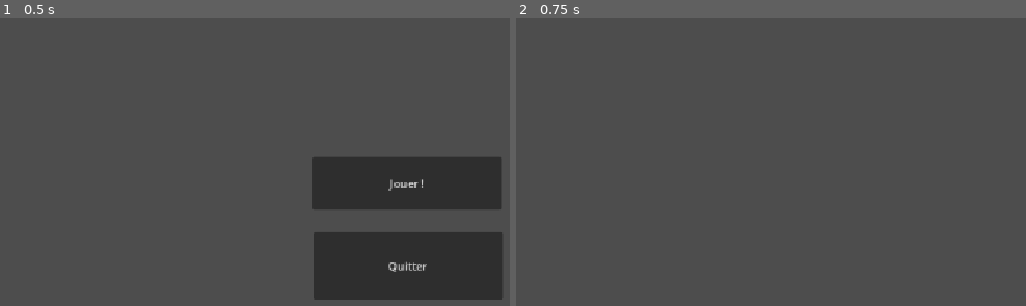
Above: before the commit, frames 1-2 (left to right).
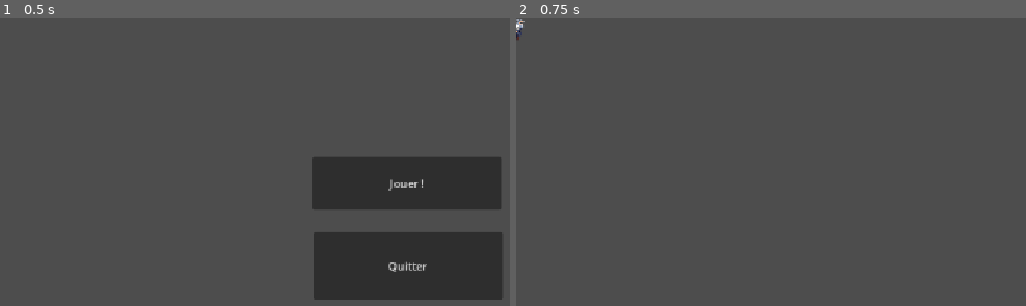
Above: after the commit, the same moments.

Repository: terenceithaque/ep8IMJ-platformer_2d
Game: Godot game, scene res://scenes/main.tscn
Same seed, same stepped clock (60 frames per second), same inputs: the game is played once before the commit and once after it.
Inputs:
- Up to frame 1 (0.5 s): no input
- Up to frame 2 (0.75 s): click "Jouer !" at 0.5 s

Frame 1 is identical in both runs. In frame 2, less than 0.1% of the frame differs, in the area x 0-2%, y 0-8%.

Commit message:
Ajouté les actions de saut et de déplacements

Diff:
--- a/platformer-2d/project.godot
+++ b/platformer-2d/project.godot
@@ -24,6 +24,24 @@
 
 project/assembly_name="Platformer-2D"
 
+[input]
+
+gauche={
+"deadzone": 0.2,
+"events": [Object(InputEventKey,"resource_local_to_scene":false,"resource_name":"","device":-1,"window_id":0,"alt_pressed":false,"shift_pressed":false,"ctrl_pressed":false,"meta_pressed":false,"pressed":false,"keycode":0,"physical_keycode":65,"key_label":0,"unicode":113,"location":0,"echo":false,"script":null)
+]
+}
+droite={
+"deadzone": 0.2,
+"events": [Object(InputEventKey,"resource_local_to_scene":false,"resource_name":"","device":-1,"window_id":0,"alt_pressed":false,"shift_pressed":false,"ctrl_pressed":false,"meta_pressed":false,"pressed":false,"keycode":0,"physical_keycode":68,"key_label":0,"unicode":100,"location":0,"echo":false,"script":null)
+]
+}
+saut={
+"deadzone": 0.2,
+"events": [Object(InputEventKey,"resource_local_to_scene":false,"resource_name":"","device":-1,"window_id":0,"alt_pressed":false,"shift_pressed":false,"ctrl_pressed":false,"meta_pressed":false,"pressed":false,"keycode":0,"physical_keycode":32,"key_label":0,"unicode":32,"location":0,"echo":false,"script":null)
+]
+}
+
 [physics]
 
 3d/physics_engine="Jolt Physics"
--- a/platformer-2d/scenes/level_1.tscn
+++ b/platformer-2d/scenes/level_1.tscn
@@ -1,5 +1,9 @@
 [gd_scene format=3 uid="uid://bafth08gdrcfw"]
+
+[ext_resource type="PackedScene" uid="uid://dkeaifsu4w2cy" path="res://scenes/player.tscn" id="1_014kd"]
 
 [node name="level1" type="Node2D" unique_id=83082200]
 
 [node name="canvas" type="CanvasLayer" parent="." unique_id=802589224]
+
+[node name="player" parent="." unique_id=1208761486 instance=ExtResource("1_014kd")]
--- a/platformer-2d/scenes/player.tscn
+++ b/platformer-2d/scenes/player.tscn
@@ -1,10 +1,105 @@
 [gd_scene format=3 uid="uid://dkeaifsu4w2cy"]
 
+[ext_resource type="Texture2D" uid="uid://dkqtjjob4qrby" path="res://assets/img/player/WALK.png" id="1_3vyb7"]
+[ext_resource type="Script" uid="uid://digxwyhn0rhtv" path="res://scripts/player.gd" id="1_g2els"]
+
+[sub_resource type="AtlasTexture" id="AtlasTexture_g2els"]
+atlas = ExtResource("1_3vyb7")
+region = Rect2(0, 0, 96, 96)
+
+[sub_resource type="AtlasTexture" id="AtlasTexture_qhqgy"]
+atlas = ExtResource("1_3vyb7")
+region = Rect2(96, 0, 96, 96)
+
+[sub_resource type="AtlasTexture" id="AtlasTexture_dqkch"]
+atlas = ExtResource("1_3vyb7")
+region = Rect2(192, 0, 96, 96)
+
+[sub_resource type="AtlasTexture" id="AtlasTexture_qlg0r"]
+atlas = ExtResource("1_3vyb7")
+region = Rect2(288, 0, 96, 96)
+
+[sub_resource type="AtlasTexture" id="AtlasTexture_tuyoq"]
+atlas = ExtResource("1_3vyb7")
+region = Rect2(384, 0, 96, 96)
+
+[sub_resource type="AtlasTexture" id="AtlasTexture_fjrip"]
+atlas = ExtResource("1_3vyb7")
+region = Rect2(480, 0, 96, 96)
+
+[sub_resource type="AtlasTexture" id="AtlasTexture_smehm"]
+atlas = ExtResource("1_3vyb7")
+region = Rect2(576, 0, 96, 96)
+
+[sub_resource type="AtlasTexture" id="AtlasTexture_ur7pv"]
+atlas = ExtResource("1_3vyb7")
+region = Rect2(672, 0, 96, 96)
+
+[sub_resource type="AtlasTexture" id="AtlasTexture_y4r1p"]
+atlas = ExtResource("1_3vyb7")
+region = Rect2(768, 0, 96, 96)
+
+[sub_resource type="AtlasTexture" id="AtlasTexture_d2wvv"]
+atlas = ExtResource("1_3vyb7")
+region = Rect2(864, 0, 96, 96)
+
+[sub_resource type="AtlasTexture" id="AtlasTexture_3v2ag"]
+atlas = ExtResource("1_3vyb7")
+region = Rect2(960, 0, 96, 96)
+
+[sub_resource type="AtlasTexture" id="AtlasTexture_jej6c"]
+atlas = ExtResource("1_3vyb7")
+region = Rect2(1056, 0, 96, 96)
+
 [sub_resource type="SpriteFrames" id="SpriteFrames_fspuo"]
+animations = [{
+"frames": [{
+"duration": 1.0,
+"texture": SubResource("AtlasTexture_g2els")
+}, {
+"duration": 1.0,
+"texture": SubResource("AtlasTexture_qhqgy")
+}, {
+"duration": 1.0,
+"texture": SubResource("AtlasTexture_dqkch")
+}, {
+"duration": 1.0,
+"texture": SubResource("AtlasTexture_qlg0r")
+}, {
+"duration": 1.0,
+"texture": SubResource("AtlasTexture_tuyoq")
+}, {
+"duration": 1.0,
+"texture": SubResource("AtlasTexture_fjrip")
+}, {
+"duration": 1.0,
+"texture": SubResource("AtlasTexture_smehm")
+}, {
+"duration": 1.0,
+"texture": SubResource("AtlasTexture_ur7pv")
+}, {
+"duration": 1.0,
+"texture": SubResource("AtlasTexture_y4r1p")
+}, {
+"duration": 1.0,
+"texture": SubResource("AtlasTexture_d2wvv")
+}, {
+"duration": 1.0,
+"texture": SubResource("AtlasTexture_3v2ag")
+}, {
+"duration": 1.0,
+"texture": SubResource("AtlasTexture_jej6c")
+}],
+"loop": 1,
+"name": &"walk",
+"speed": 5.0
+}]
 
 [node name="player" type="CharacterBody2D" unique_id=1208761486]
+script = ExtResource("1_g2els")
 
-[node name="CollisionShape2D" type="CollisionShape2D" parent="." unique_id=1036086345]
+[node name="collision_shape" type="CollisionShape2D" parent="." unique_id=1036086345]
 
-[node name="AnimatedSprite2D" type="AnimatedSprite2D" parent="." unique_id=354775695]
+[node name="sprite" type="AnimatedSprite2D" parent="." unique_id=354775695]
 sprite_frames = SubResource("SpriteFrames_fspuo")
+animation = &"walk"
--- /dev/null
+++ b/platformer-2d/scripts/player.gd
@@ -0,0 +1,21 @@
+extends CharacterBody2D
+
+
+const SPEED = 300.0
+const JUMP_VELOCITY = -400.0
+
+
+func _physics_process(delta: float) -> void:
+
+	# Obtenir la direction du joueur
+	var direction = Input.get_axis("gauche", "droite")
+
+	if direction < 0:
+		print("Déplacement vers la gauche")
+
+	elif direction > 0:
+		print("Déplacement vers la droite")
+
+
+	if Input.is_action_just_pressed("saut"):
+		print("Saut")
Binary file added: platformer-2d/assets/img/player/AIR ATTACK.png
Not shown, added: platformer-2d/assets/img/player/AIR ATTACK.png.import
Binary file added: platformer-2d/assets/img/player/ATTACK 1.png
Not shown, changed: platformer-2d/assets/img/player/ATTACK 1.png.import
Binary file added: platformer-2d/assets/img/player/ATTACK 2.png
Not shown, added: platformer-2d/assets/img/player/ATTACK 2.png.import
Binary file added: platformer-2d/assets/img/player/ATTACK 3.png
Not shown, changed: platformer-2d/assets/img/player/ATTACK 3.png.import
Binary file added: platformer-2d/assets/img/player/CLIMBING.png
Not shown, added: platformer-2d/assets/img/player/CLIMBING.png.import
Binary file added: platformer-2d/assets/img/player/DASH.png
Not shown, changed: platformer-2d/assets/img/player/DASH.png.import
(and 44 more such lines)
